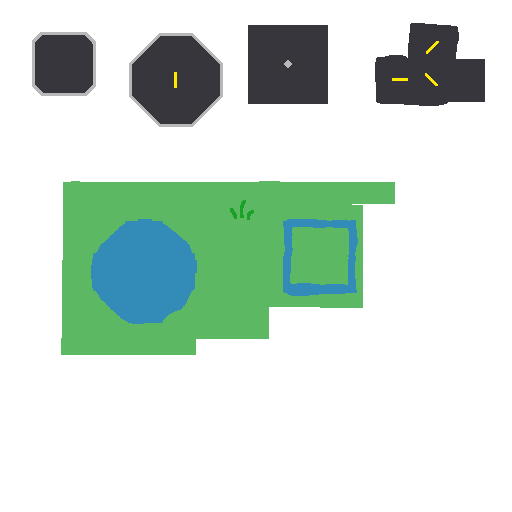
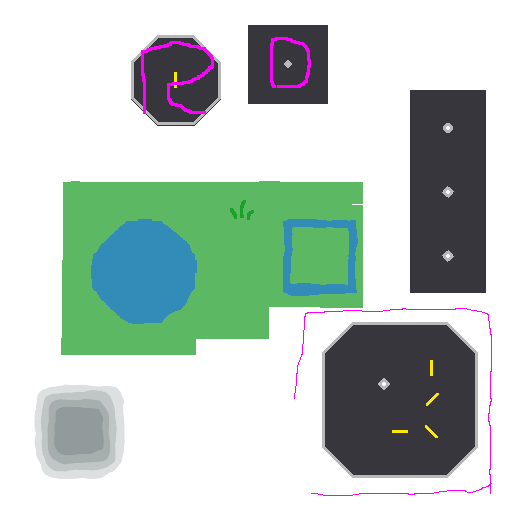
Revision of a layered 512px x 512px image; what changed, layer by layer:
painted on "Deprecated" over [141, 37, 311, 114]
painted on "Background" over [32, 23, 492, 496]
